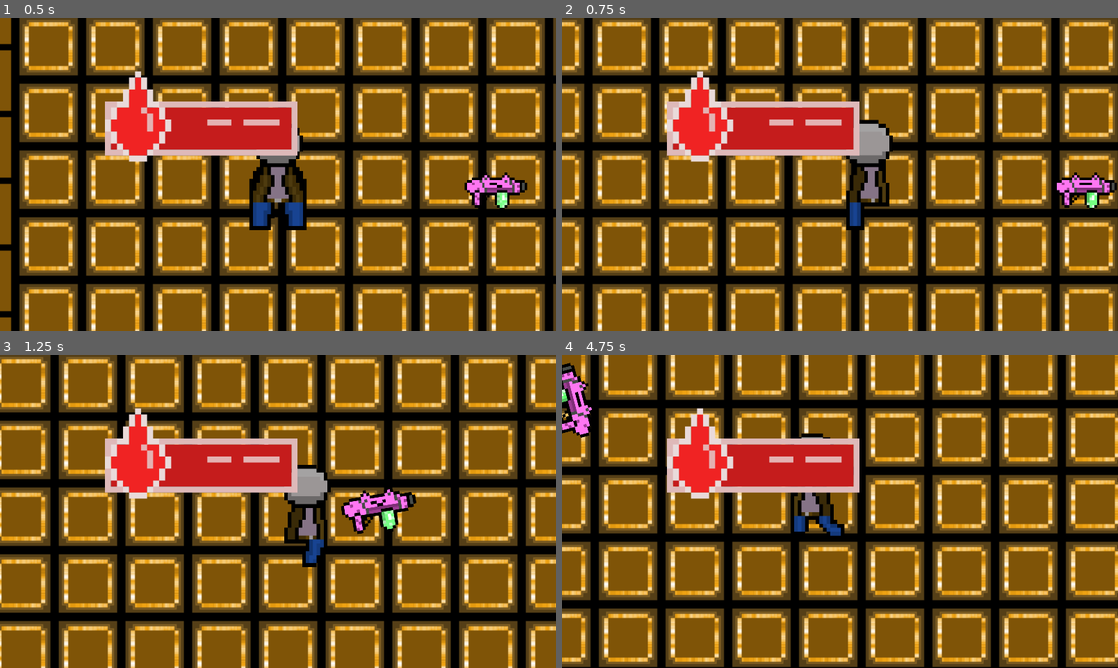
Above: before the commit, frames 1-4 (two rows, left to right).
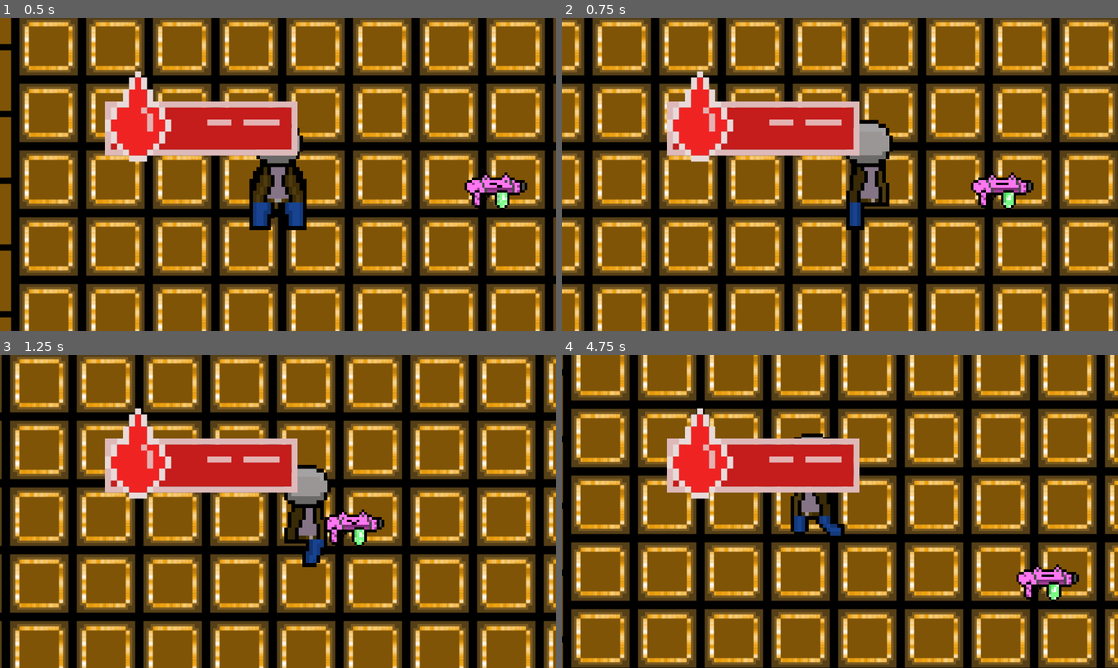
Above: after the commit, the same moments.

Repository: sudo-m3z1m/Gun_Master
Game: Godot game, scene res://Rooms/test_tile_map.tscn
Two runs of this game, one before a commit and one after it. Both use one fixed random seed, a clock stepped at 60 frames per second and the inputs below. This scene is started directly instead of the project's main scene.
Inputs (mouse positions are in pixels of both pictures, inside the frame that each line leads up to):
- Up to frame 1 (0.5 s): no input
- Up to frame 2 (0.75 s): move the mouse to (962, 158) at 0.52 s; hold D (Right) from 0.53 s (still down); click (962, 158) at 0.6 s
- Up to frame 3 (1.25 s): keep holding D (Right)
- Up to frame 4 (4.75 s): move the mouse to (728, 527) at 1.27 s; release D (Right) at 1.28 s; hold S (Down) 1.28-2.03 s; right-click (728, 527) at 1.35 s; move the mouse to (895, 442) at 2.02 s; hold D (Right) 2.03-2.78 s; click (895, 442) at 2.1 s; move the mouse to (812, 574) at 2.77 s; hold W (Up) 2.78-3.53 s; right-click (812, 574) at 2.85 s; move the mouse to (1006, 558) at 3.52 s; hold A (Left) from 3.53 s (still down); click (1006, 558) at 3.6 s; move the mouse to (673, 464) at 4.27 s; right-click (673, 464) at 4.35 s

Frame 1 is identical in both runs. In frame 2, 1.5% of the frame differs, in the area x 73-100%, y 49-62%; in frame 3, 54%; in frame 4, 66%, in the area x 0-100%, y 0-100%.

Commit message:
Исправил вертикальное масштабирование пушки при вращении курсором

Diff:
--- a/Prefabs/Weapons/Range/Jesse.tscn
+++ b/Prefabs/Weapons/Range/Jesse.tscn
@@ -47,7 +47,7 @@
 
 [node name="Sprite" parent="Pivot" index="0"]
 sprite_frames = SubResource("SpriteFrames_hda7c")
-frame_progress = 0.594982
+frame_progress = 0.529582
 
 [node name="HitBox" parent="." index="1"]
 position = Vector2(15, -2.5)
--- a/Rooms/test_tile_map.tscn
+++ b/Rooms/test_tile_map.tscn
@@ -79,10 +79,10 @@
 [node name="EnemySpawnPos" type="Marker2D" parent="."]
 position = Vector2(942, 542)
 
+[node name="range_weapon_class" parent="." instance=ExtResource("6_wmnl3")]
+position = Vector2(519, 426)
+scale = Vector2(1, 1)
+
 [node name="Jacket_Man" parent="." instance=ExtResource("3_4cogd")]
 position = Vector2(316, 411)
 scale = Vector2(0.6, 0.6)
-
-[node name="range_weapon_class" parent="Jacket_Man" instance=ExtResource("6_wmnl3")]
-position = Vector2(338.333, 25)
-scale = Vector2(1.66667, 1.66667)
--- a/Scrips/Entity_Logic/Player.gd
+++ b/Scrips/Entity_Logic/Player.gd
@@ -93,7 +93,7 @@
 		return
 
 	var angle = get_angle_to(get_global_mouse_position())
-	weapon.rotate_to_target(angle, global_position)
+	weapon.rotate_to_target(angle, get_local_mouse_position())
 
 func save():
 	var save_dict = {
--- a/Scrips/Weapon_Logic/weapon_class.gd
+++ b/Scrips/Weapon_Logic/weapon_class.gd
@@ -41,14 +41,15 @@
 		hitbox.set_deferred("disabled", false)
 		return
 
-func rotate_to_target(angle_to_target, target_position: Vector2) -> void:
+func rotate_to_target(angle_to_target, local_target_position: Vector2) -> void:
 	rotation = angle_to_target
 	#print(position, get_parent())
-	if target_position.x < 0:
-		size.y = -size.y
-
-	if target_position.x > 0:
-		size.y = -size.y
+	if local_target_position.x <= 0:
+		if size.y > 0:
+			size.y = -size.y
+	if local_target_position.x > 0:
+		if size.y <= 0:
+			size.y = -size.y
 	#it may drop some conflicts >:
 
 func throw_self(aim_position: Vector2, target_position: Vector2) -> void:
